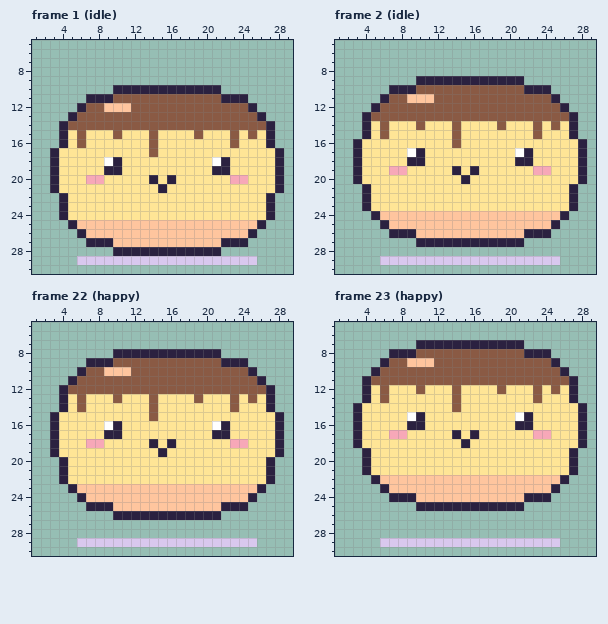
Pixel-art file, stored at art/characters/bakery/puddling.aseprite. This is how it looked before the edit.
32x32 pixels, 28 frames. Shown: frame 1 (idle): x 1..29, y 5..30; frame 2 (idle): x 1..29, y 5..30; frame 22 (happy): x 1..29, y 5..30; frame 23 (happy): x 1..29, y 5..30. The commit also changed other frames, which this record leaves out.
Now the later version:
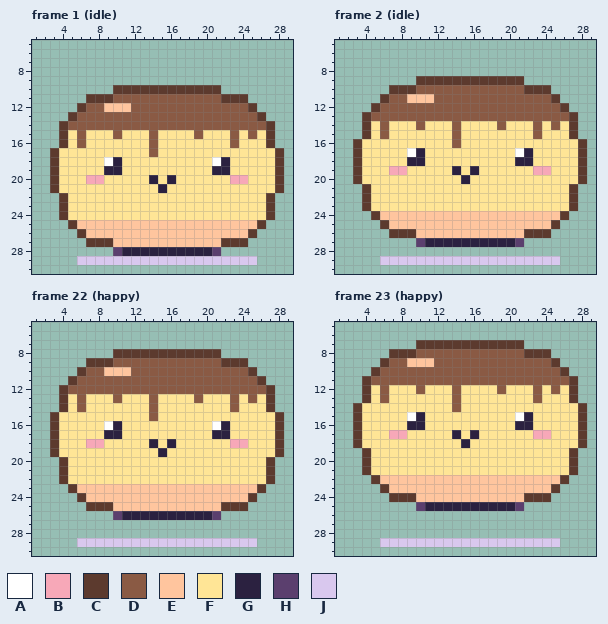
Palette (. is transparent): A #ffffff  B #f7a8b8  C #5c3a2e  D #8a5a44  E #ffc59e  F #ffe596  G #2b2140  H #5b3f6e  J #d9c8ee
The exact change:
--- frame 1 (idle), layer "pet"
@@ x 1..29 @@
  9 .............................
-10 .........GGGGGGGGGGGG........
-11 ......GGGDDDDDDDDDDDDGGG.....
-12 .....GDDEEEDDDDDDDDDDDDDG....
-13 ....GDDDDDDDDDDDDDDDDDDDDG...
-14 ...GDDDDDDDDDDDDDDDDDDDDDDG..
-15 ...GFDFFFDFFFDFFFFDFFFDFDFG..
-16 ...GFDFFFFFFFDFFFFFFFFDFFFG..
-17 ..GFFFFFFFFFFDFFFFFFFFFFFFFG.
-18 ..GFFFFFAGFFFFFFFFFFAGFFFFFG.
-19 ..GFFFFFGGFFFFFFFFFFGGFFFFFG.
-20 ..GFFFBBFFFFFGFGFFFFFFBBFFFG.
-21 ..GFFFFFFFFFFFGFFFFFFFFFFFFG.
-22 ...GFFFFFFFFFFFFFFFFFFFFFFG..
-23 ...GFFFFFFFFFFFFFFFFFFFFFFG..
-24 ...GFFFFFFFFFFFFFFFFFFFFFFG..
-25 ....GEEEEEEEEEEEEEEEEEEEEG...
-26 .....GEEEEEEEEEEEEEEEEEEG....
-27 ......GGGEEEEEEEEEEEEGGG.....
-28 .........GGGGGGGGGGGG........
+10 .........CCCCCCCCCCCC........
+11 ......CCCDDDDDDDDDDDDCCC.....
+12 .....CDDEEEDDDDDDDDDDDDDC....
+13 ....CDDDDDDDDDDDDDDDDDDDDC...
+14 ...CDDDDDDDDDDDDDDDDDDDDDDC..
+15 ...CFDFFFDFFFDFFFFDFFFDFDFC..
+16 ...CFDFFFFFFFDFFFFFFFFDFFFC..
+17 ..CFFFFFFFFFFDFFFFFFFFFFFFFC.
+18 ..CFFFFFAGFFFFFFFFFFAGFFFFFC.
+19 ..CFFFFFGGFFFFFFFFFFGGFFFFFC.
+20 ..CFFFBBFFFFFGFGFFFFFFBBFFFC.
+21 ..CFFFFFFFFFFFGFFFFFFFFFFFFC.
+22 ...CFFFFFFFFFFFFFFFFFFFFFFC..
+23 ...CFFFFFFFFFFFFFFFFFFFFFFC..
+24 ...CFFFFFFFFFFFFFFFFFFFFFFC..
+25 ....CEEEEEEEEEEEEEEEEEEEEC...
+26 .....CEEEEEEEEEEEEEEEEEEC....
+27 ......CCCEEEEEEEEEEEECCC.....
+28 .........HGGGGGGGGGGH........
 29 .....JJJJJJJJJJJJJJJJJJJJ....
--- frame 2 (idle), layer "pet"
@@ x 1..29 @@
  8 .............................
- 9 .........GGGGGGGGGGGG........
-10 ......GGGDDDDDDDDDDDDGGG.....
-11 .....GDDEEEDDDDDDDDDDDDDG....
-12 ....GDDDDDDDDDDDDDDDDDDDDG...
-13 ...GDDDDDDDDDDDDDDDDDDDDDDG..
-14 ...GFDFFFDFFFDFFFFDFFFDFDFG..
-15 ...GFDFFFFFFFDFFFFFFFFDFFFG..
-16 ..GFFFFFFFFFFDFFFFFFFFFFFFFG.
-17 ..GFFFFFAGFFFFFFFFFFAGFFFFFG.
-18 ..GFFFFFGGFFFFFFFFFFGGFFFFFG.
-19 ..GFFFBBFFFFFGFGFFFFFFBBFFFG.
-20 ..GFFFFFFFFFFFGFFFFFFFFFFFFG.
-21 ...GFFFFFFFFFFFFFFFFFFFFFFG..
-22 ...GFFFFFFFFFFFFFFFFFFFFFFG..
-23 ...GFFFFFFFFFFFFFFFFFFFFFFG..
-24 ....GEEEEEEEEEEEEEEEEEEEEG...
-25 .....GEEEEEEEEEEEEEEEEEEG....
-26 ......GGGEEEEEEEEEEEEGGG.....
-27 .........GGGGGGGGGGGG........
+ 9 .........CCCCCCCCCCCC........
+10 ......CCCDDDDDDDDDDDDCCC.....
+11 .....CDDEEEDDDDDDDDDDDDDC....
+12 ....CDDDDDDDDDDDDDDDDDDDDC...
+13 ...CDDDDDDDDDDDDDDDDDDDDDDC..
+14 ...CFDFFFDFFFDFFFFDFFFDFDFC..
+15 ...CFDFFFFFFFDFFFFFFFFDFFFC..
+16 ..CFFFFFFFFFFDFFFFFFFFFFFFFC.
+17 ..CFFFFFAGFFFFFFFFFFAGFFFFFC.
+18 ..CFFFFFGGFFFFFFFFFFGGFFFFFC.
+19 ..CFFFBBFFFFFGFGFFFFFFBBFFFC.
+20 ..CFFFFFFFFFFFGFFFFFFFFFFFFC.
+21 ...CFFFFFFFFFFFFFFFFFFFFFFC..
+22 ...CFFFFFFFFFFFFFFFFFFFFFFC..
+23 ...CFFFFFFFFFFFFFFFFFFFFFFC..
+24 ....CEEEEEEEEEEEEEEEEEEEEC...
+25 .....CEEEEEEEEEEEEEEEEEEC....
+26 ......CCCEEEEEEEEEEEECCC.....
+27 .........HGGGGGGGGGGH........
 28 .............................
--- frame 22 (happy), layer "pet"
@@ x 1..29 @@
  7 .............................
- 8 .........GGGGGGGGGGGG........
- 9 ......GGGDDDDDDDDDDDDGGG.....
-10 .....GDDEEEDDDDDDDDDDDDDG....
-11 ....GDDDDDDDDDDDDDDDDDDDDG...
-12 ...GDDDDDDDDDDDDDDDDDDDDDDG..
-13 ...GFDFFFDFFFDFFFFDFFFDFDFG..
-14 ...GFDFFFFFFFDFFFFFFFFDFFFG..
-15 ..GFFFFFFFFFFDFFFFFFFFFFFFFG.
-16 ..GFFFFFAGFFFFFFFFFFAGFFFFFG.
-17 ..GFFFFFGGFFFFFFFFFFGGFFFFFG.
-18 ..GFFFBBFFFFFGFGFFFFFFBBFFFG.
-19 ..GFFFFFFFFFFFGFFFFFFFFFFFFG.
-20 ...GFFFFFFFFFFFFFFFFFFFFFFG..
-21 ...GFFFFFFFFFFFFFFFFFFFFFFG..
-22 ...GFFFFFFFFFFFFFFFFFFFFFFG..
-23 ....GEEEEEEEEEEEEEEEEEEEEG...
-24 .....GEEEEEEEEEEEEEEEEEEG....
-25 ......GGGEEEEEEEEEEEEGGG.....
-26 .........GGGGGGGGGGGG........
+ 8 .........CCCCCCCCCCCC........
+ 9 ......CCCDDDDDDDDDDDDCCC.....
+10 .....CDDEEEDDDDDDDDDDDDDC....
+11 ....CDDDDDDDDDDDDDDDDDDDDC...
+12 ...CDDDDDDDDDDDDDDDDDDDDDDC..
+13 ...CFDFFFDFFFDFFFFDFFFDFDFC..
+14 ...CFDFFFFFFFDFFFFFFFFDFFFC..
+15 ..CFFFFFFFFFFDFFFFFFFFFFFFFC.
+16 ..CFFFFFAGFFFFFFFFFFAGFFFFFC.
+17 ..CFFFFFGGFFFFFFFFFFGGFFFFFC.
+18 ..CFFFBBFFFFFGFGFFFFFFBBFFFC.
+19 ..CFFFFFFFFFFFGFFFFFFFFFFFFC.
+20 ...CFFFFFFFFFFFFFFFFFFFFFFC..
+21 ...CFFFFFFFFFFFFFFFFFFFFFFC..
+22 ...CFFFFFFFFFFFFFFFFFFFFFFC..
+23 ....CEEEEEEEEEEEEEEEEEEEEC...
+24 .....CEEEEEEEEEEEEEEEEEEC....
+25 ......CCCEEEEEEEEEEEECCC.....
+26 .........HGGGGGGGGGGH........
 27 .............................
--- frame 23 (happy), layer "pet"
@@ x 1..29 @@
  6 .............................
- 7 .........GGGGGGGGGGGG........
- 8 ......GGGDDDDDDDDDDDDGGG.....
- 9 .....GDDEEEDDDDDDDDDDDDDG....
-10 ....GDDDDDDDDDDDDDDDDDDDDG...
-11 ...GDDDDDDDDDDDDDDDDDDDDDDG..
-12 ...GFDFFFDFFFDFFFFDFFFDFDFG..
-13 ...GFDFFFFFFFDFFFFFFFFDFFFG..
-14 ..GFFFFFFFFFFDFFFFFFFFFFFFFG.
-15 ..GFFFFFAGFFFFFFFFFFAGFFFFFG.
-16 ..GFFFFFGGFFFFFFFFFFGGFFFFFG.
-17 ..GFFFBBFFFFFGFGFFFFFFBBFFFG.
-18 ..GFFFFFFFFFFFGFFFFFFFFFFFFG.
-19 ...GFFFFFFFFFFFFFFFFFFFFFFG..
-20 ...GFFFFFFFFFFFFFFFFFFFFFFG..
-21 ...GFFFFFFFFFFFFFFFFFFFFFFG..
-22 ....GEEEEEEEEEEEEEEEEEEEEG...
-23 .....GEEEEEEEEEEEEEEEEEEG....
-24 ......GGGEEEEEEEEEEEEGGG.....
-25 .........GGGGGGGGGGGG........
+ 7 .........CCCCCCCCCCCC........
+ 8 ......CCCDDDDDDDDDDDDCCC.....
+ 9 .....CDDEEEDDDDDDDDDDDDDC....
+10 ....CDDDDDDDDDDDDDDDDDDDDC...
+11 ...CDDDDDDDDDDDDDDDDDDDDDDC..
+12 ...CFDFFFDFFFDFFFFDFFFDFDFC..
+13 ...CFDFFFFFFFDFFFFFFFFDFFFC..
+14 ..CFFFFFFFFFFDFFFFFFFFFFFFFC.
+15 ..CFFFFFAGFFFFFFFFFFAGFFFFFC.
+16 ..CFFFFFGGFFFFFFFFFFGGFFFFFC.
+17 ..CFFFBBFFFFFGFGFFFFFFBBFFFC.
+18 ..CFFFFFFFFFFFGFFFFFFFFFFFFC.
+19 ...CFFFFFFFFFFFFFFFFFFFFFFC..
+20 ...CFFFFFFFFFFFFFFFFFFFFFFC..
+21 ...CFFFFFFFFFFFFFFFFFFFFFFC..
+22 ....CEEEEEEEEEEEEEEEEEEEEC...
+23 .....CEEEEEEEEEEEEEEEEEEC....
+24 ......CCCEEEEEEEEEEEECCC.....
+25 .........HGGGGGGGGGGH........
 26 .............................
Changed places in both pictures, as pixel boxes (x1, y1, x2, y2):
changed: (50, 85, 284, 256)
changed: (353, 76, 587, 247)
changed: (50, 349, 284, 520)
changed: (353, 340, 587, 511)
